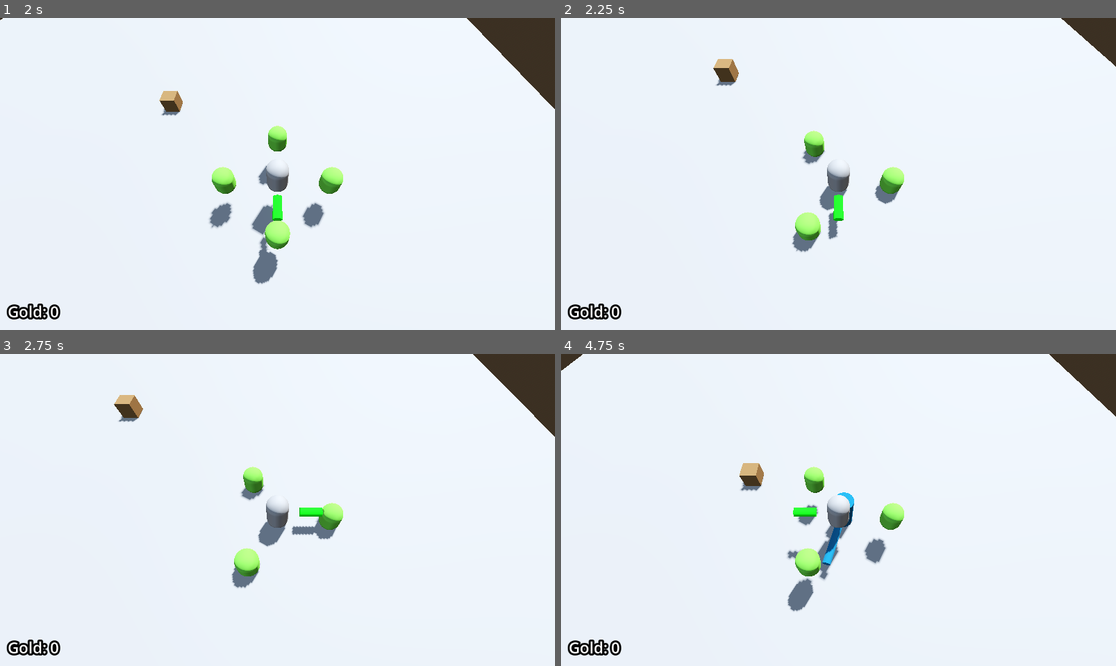
Above: before the commit, frames 1-4 (two rows, left to right).
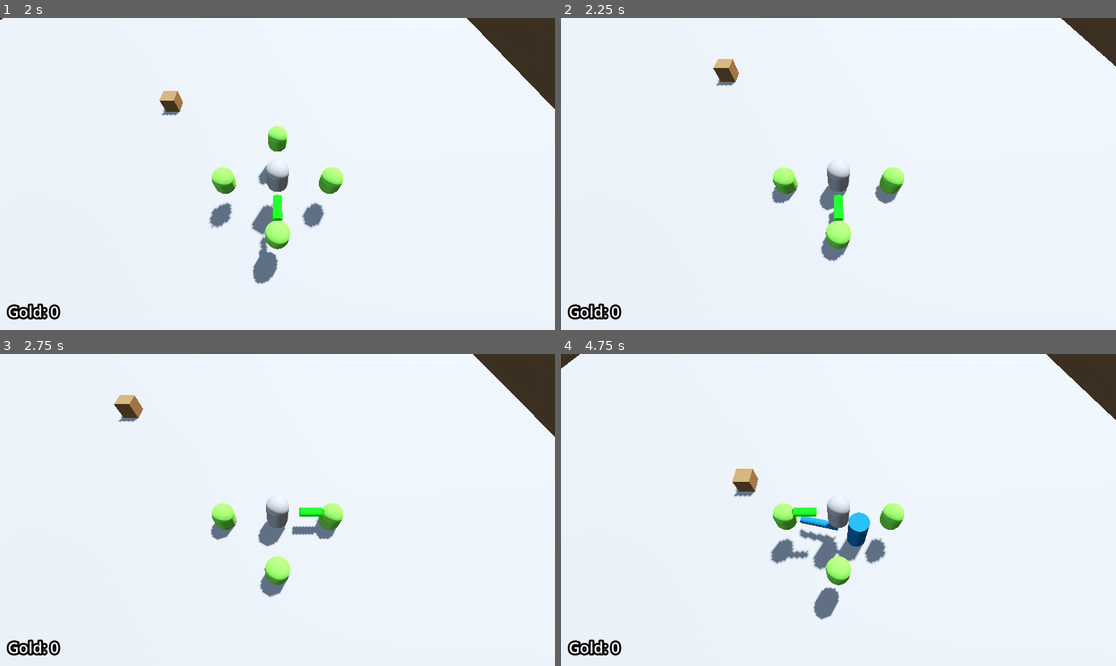
Above: after the commit, the same moments.

Repository: Ra-vanTech/ProjectBoozeArmy
Game: Godot game, scene res://Escena1_BoozeArmy.tscn
Same seed, same stepped clock (60 frames per second), same inputs: the game is played once before the commit and once after it.
Inputs (mouse positions are in pixels of both pictures, inside the frame that each line leads up to):
- Up to frame 1 (2 s): tap Enter at 0.5 s; move the mouse to (399, 158) at 0.52 s; hold D (move_right) 0.53-1.28 s; right-click (399, 158) at 0.6 s; tap Space (jump) at 0.77, 1.52 s; move the mouse to (166, 189) at 1.27 s; hold S (move_back) from 1.28 s (still down); tap Q at 1.35 s
- Up to frame 2 (2.25 s): move the mouse to (894, 105) at 2.02 s; release S (move_back) at 2.03 s; hold D (move_right) from 2.03 s (still down); tap E at 2.1 s
- Up to frame 3 (2.75 s): keep holding D (move_right)
- Up to frame 4 (4.75 s): move the mouse to (810, 572) at 2.77 s; release D (move_right) at 2.78 s; hold W (move_forward) 2.78-3.53 s; right-click (810, 572) at 2.85 s; tap Space (jump) at 3.02, 3.77, 4.52 s; move the mouse to (1005, 556) at 3.52 s; hold A (move_left) from 3.53 s (still down); tap Q at 3.6 s; move the mouse to (672, 463) at 4.27 s; tap E at 4.35 s

Frame 1 is identical in both runs. In frame 2, 1.8% of the frame differs, in the area x 37-53%, y 36-78%; in frame 3, 1.8%; in frame 4, 4.0%, in the area x 0-100%, y 0-86%.
Error after the commit: Invalid access to property or key 'STARTING_HEALTH' on a base object of type 'Node (HealthComponent)'. (res://entities/player/dwarves/scripts/dwarf_system.gd:5…

Commit message:
[refactor] Cambio de nombre de variable

Diff:
--- a/entities/enemies/non_static/base/Enemy.gd
+++ b/entities/enemies/non_static/base/Enemy.gd
@@ -1,8 +1,9 @@
 class_name Enemy
 extends EnemyBase
 
-@export var STARTING_HEALTH := 100.0
-@export var COINS_DROPPED := 25
+@export var health: float = 100.0
+@export var COINS_DROPPED: int = 25
+@export var state_machine: StateMachine
 
 @onready var hit_box_component: HitBoxComponent = %HitBoxComponent
 @onready var movement_component: MovementComponent = %MovementComponent
@@ -10,7 +11,7 @@
 
 
 func _ready() -> void:
-	hit_box_component.health_component.STARTING_HEALTH = STARTING_HEALTH
+	hit_box_component.health_component.health = health
 	hit_box_component.health_component.COINS_DROPPED_DEFAULT = COINS_DROPPED
 
 
--- a/entities/player/scripts/player.gd
+++ b/entities/player/scripts/player.gd
@@ -4,7 +4,7 @@
 # Precargar la escena del proyectil
 const PROJECTILE_SCENE: PackedScene = preload("res://entities/weapons/scenes/projectile.tscn")
 
-@export var STARTING_HEALTH := 100.0
+@export var health := 100.0
 @export var COINS_DROPPED := 0
 @export var state_machine: StateMachine
 
@@ -14,7 +14,7 @@
 
 func _ready() -> void:
 	Engine.time_scale = 1
-	hit_box_component.health_component.STARTING_HEALTH = STARTING_HEALTH
+	hit_box_component.health_component.health = health
 	hit_box_component.health_component.COINS_DROPPED_DEFAULT = COINS_DROPPED
 
 
--- a/entities/props/scripts/crate.gd
+++ b/entities/props/scripts/crate.gd
@@ -1,13 +1,13 @@
 extends RigidBody3D
 
-@export var STARTING_HEALTH := 40.0
+@export var health := 40.0
 @export var COINS_DROPPED := 50
 
 @onready var hit_box_component: HitBoxComponent = %HitBoxComponent
 
 
 func _ready() -> void:
-	hit_box_component.health_component.STARTING_HEALTH = STARTING_HEALTH
+	hit_box_component.health_component.health = health
 	hit_box_component.health_component.COINS_DROPPED_DEFAULT = COINS_DROPPED
 
 
--- a/entities/shared_components/HealthComponent.gd
+++ b/entities/shared_components/HealthComponent.gd
@@ -5,16 +5,9 @@
 #avisaque se recibio daño
 signal received_damage
 
-var STARTING_HEALTH: float = 100.0
+var health: float = 100.0
 var COINS_DROPPED_DEFAULT: int = 25
-var health: float
-var coins_dropped: int
 var bank_label: Bank
-
-
-func _ready() -> void:
-	health = STARTING_HEALTH
-	coins_dropped = COINS_DROPPED_DEFAULT
 
 
 func damage(attack: Attack) -> void:
@@ -27,5 +20,5 @@
 		#Se biusca en el banco en el momento de muerte, no en _ready
 		bank_label = get_tree().get_first_node_in_group("bank")
 		if is_instance_valid(bank_label):
-			bank_label.gold += coins_dropped
+			bank_label.gold += COINS_DROPPED_DEFAULT
 		has_died.emit()
